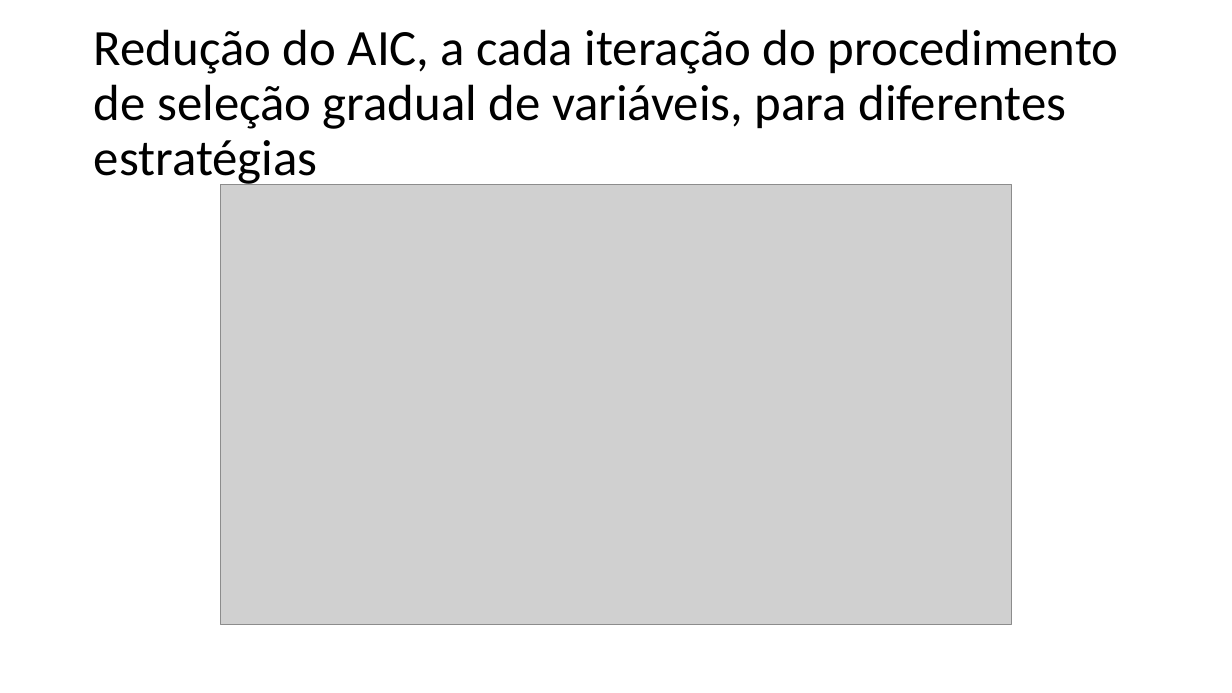
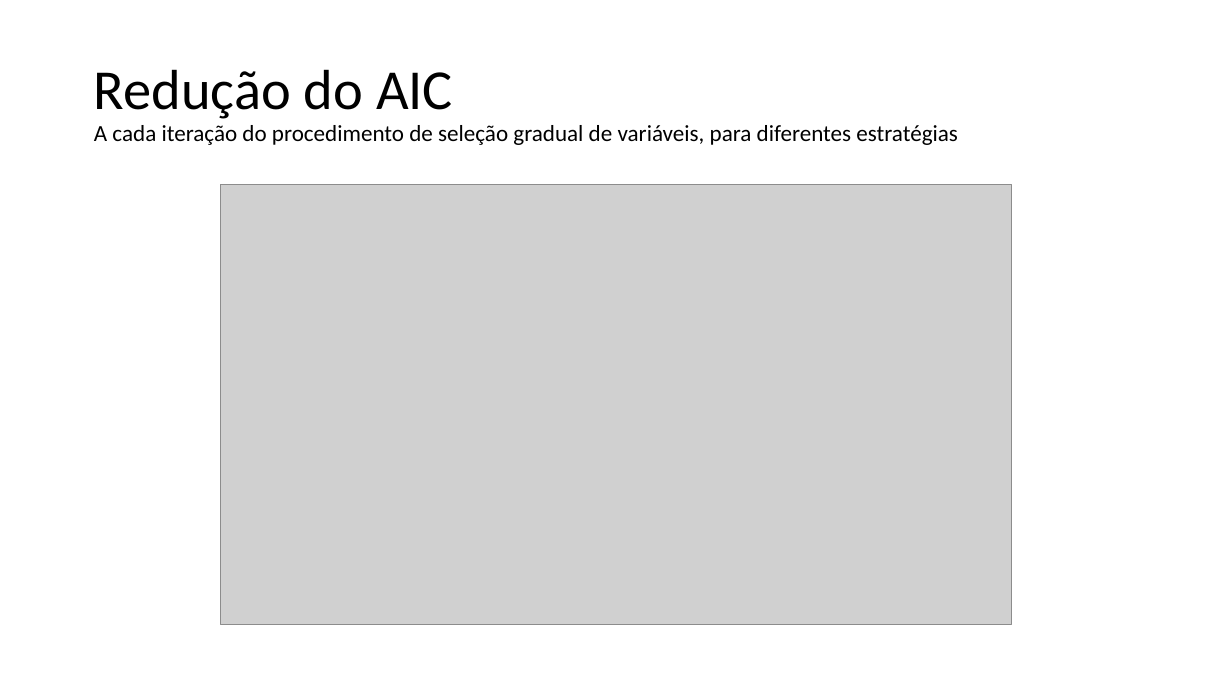
Before and after one commit to franzmonteiro/new_telco_churn, a slide deck: slide 12 of apresentacao.pptx. Drawn at 1232x693 pixels with LibreOffice and Linux fonts; fonts in the diff are those of the drawing; grey boxes stand for pictures; background and template pictures are left out. Boxes give left, top, right and bottom in pixels: in the first picture for what was removed or moved away, otherwise in the second. Text is boxed around its words. In the diff, an @@ line names an element or a change of style, - is before the commit and + after.

```diff
--- a/apresentacao.pptx
+++ b/apresentacao.pptx
@@ title at (94,69,958,145): text changed; size 39.6 to 18 pt @@
-Redução do AIC, a cada iteração do procedimento de seleção gradual de variáveis, para diferentes estratégias
+Redução do AIC
+A cada iteração do procedimento de seleção gradual de variáveis, para diferentes estratégias
```
Also in this commit, not shown: 10 other slides changed, 3 slides added, 4 slides removed.
